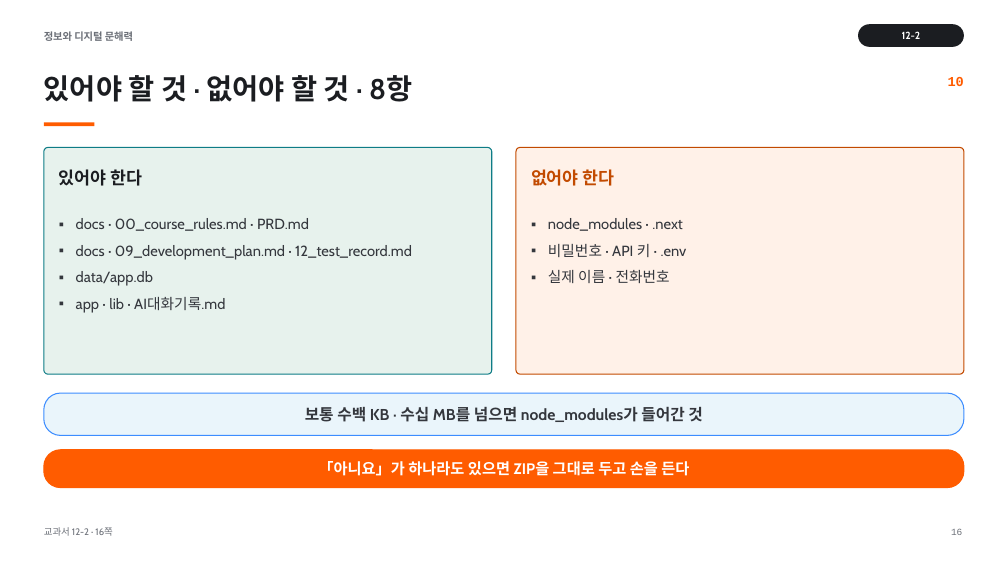
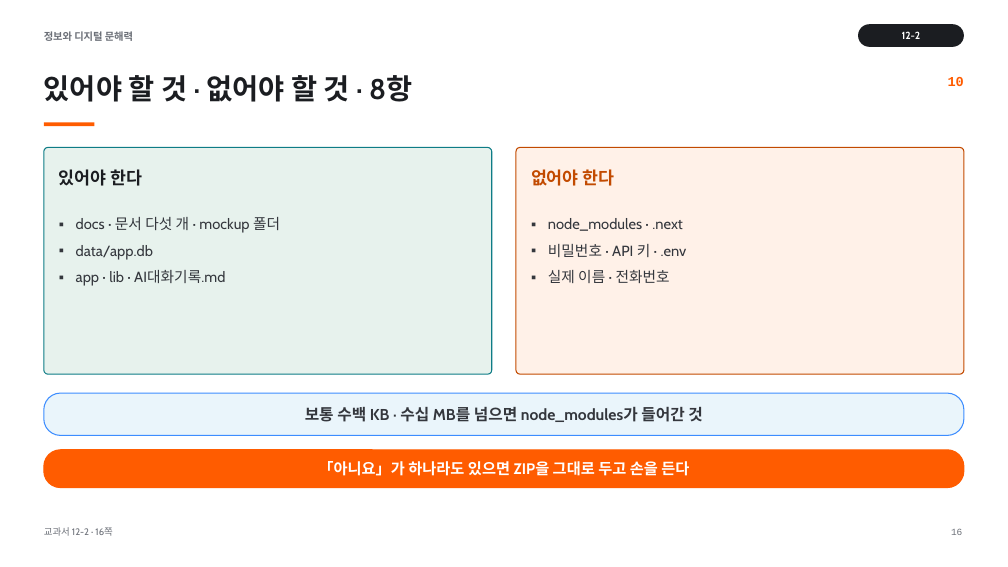
Before and after one commit to vcl-korea/2026-2nd-semester__jdh, a slide deck: slide 16 of 12/ppt/12-2_사용자_흐름_테스트와_제출_ZIP_연습.pptx. Drawn at 1008x567 pixels with LibreOffice and Linux fonts; fonts in the diff are those of the drawing. Boxes give left, top, right and bottom in pixels: in the first picture for what was removed or moved away, otherwise in the second. Text is boxed around its words. In the diff, an @@ line names an element or a change of style, - is before the commit and + after.

```diff
--- a/12/ppt/12-2_사용자_흐름_테스트와_제출_ZIP_연습.pptx
+++ b/12/ppt/12-2_사용자_흐름_테스트와_제출_ZIP_연습.pptx
@@ text at box(76, 217, 280, 233): text changed @@
-▪ docs · 00_course_rules.md · PRD.md
-▪ docs · 09_development_plan.md · 12_test_record.md
+▪ docs · 문서 다섯 개 · mockup 폴더
```
Also in this commit, not shown: 5 other slides changed, 49 other files.
